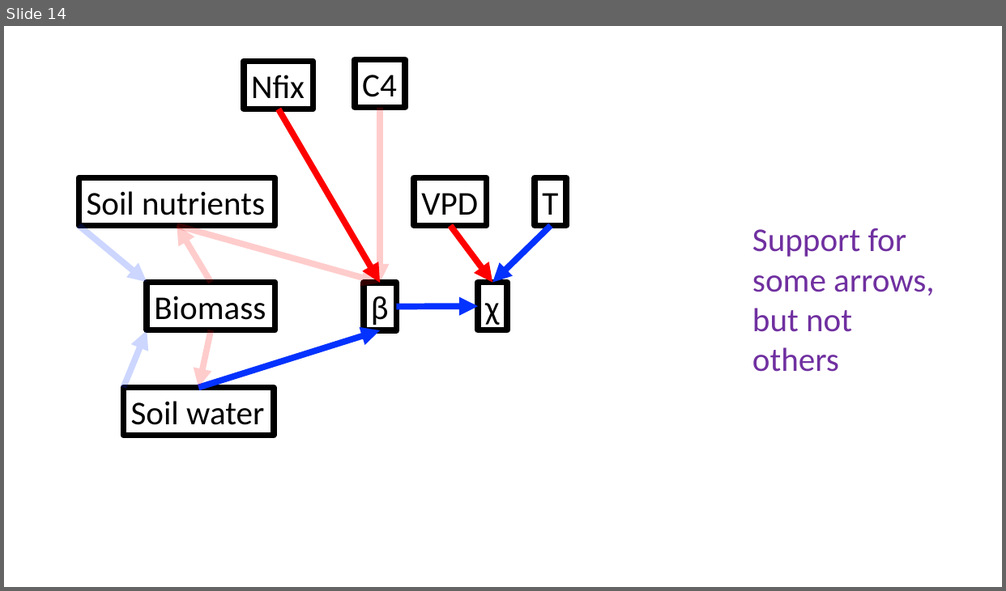
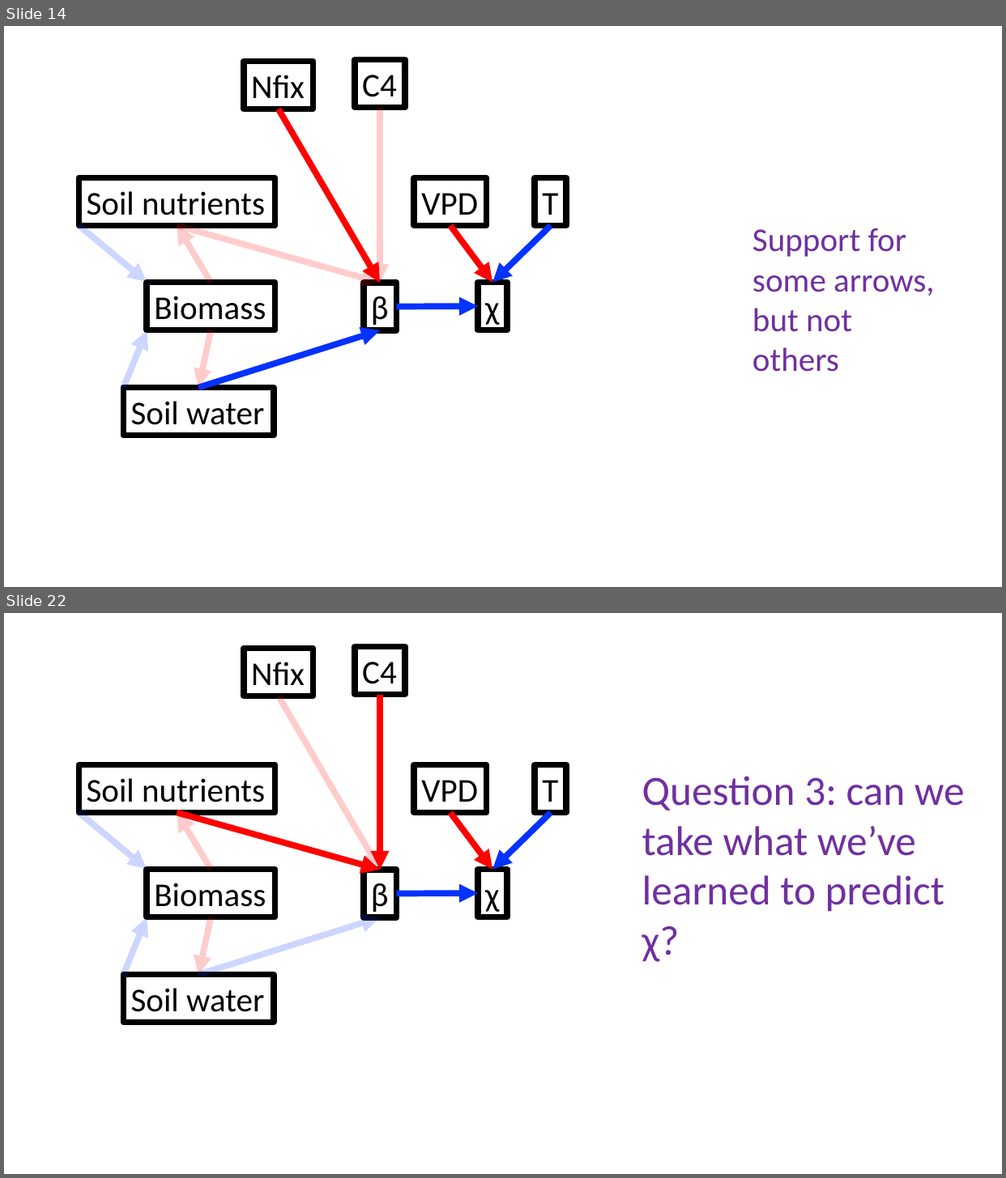
Before and after one commit to efwaring/NutNetPhys, a slide deck: presentations/lab_meeting_03.21.2022.pptx. Shown one above the other, each under a label of ours: slide 14 before the commit, slides 14 and 22 after it; the slides between them are not shown. The pictures are 1006x591 and 1006x1178 pixels, drawn with LibreOffice and Linux fonts; fonts in the diff are those of the drawing. Boxes give left, top, right and bottom in pixels: in the first picture for what was removed or moved away, otherwise in the second. Text is boxed around its words. In the diff, an @@ line names an element or a change of style, - is before the commit and + after.

```diff
--- a/presentations/lab_meeting_03.21.2022.pptx
+++ b/presentations/lab_meeting_03.21.2022.pptx
@@ slide 22 added at bbox=[4, 613, 1002, 1174], background #FFFFFF @@
@@ rectangle added at bbox=[244, 648, 313, 696], outline #000000 6 pt, 32 pt, text #000000 @@
+Nfix
@@ rectangle added at bbox=[355, 647, 405, 695], outline #000000 6 pt, 32 pt, text #000000 @@
+C4
@@ arrow added from (279, 696) to (380, 870), #FF0000 6 pt @@
@@ arrow added from (380, 695) to (380, 870), #FF0000 6 pt @@
@@ rectangle added at bbox=[79, 765, 275, 813], outline #000000 6 pt, 32 pt, text #000000 @@
+Soil nutrients
@@ rectangle added at bbox=[414, 765, 486, 813], outline #000000 6 pt, 32 pt, text #000000 @@
+VPD
@@ rectangle added at bbox=[535, 765, 566, 813], outline #000000 6 pt, 32 pt, text #000000 @@
+T
@@ text added at bbox=[642, 776, 965, 962], 40 pt, text #7030A0 @@
+Question 3: can we take what we’ve learned to predict χ?
@@ arrow added from (79, 813) to (147, 869), #0432FF 6 pt @@
@@ arrow added from (177, 813) to (380, 870), #FF0000 6 pt @@
@@ arrow added from (211, 870) to (177, 813), #FF0000 6 pt @@
@@ arrow added from (450, 813) to (493, 870), #FF0000 6 pt @@
@@ arrow added from (551, 813) to (493, 870), #0432FF 6 pt @@
@@ rectangle added at bbox=[147, 870, 275, 918], outline #000000 6 pt, 32 pt, text #000000 @@
+Biomass
@@ rectangle added at bbox=[364, 870, 396, 918], outline #000000 6 pt, 32 pt, text #000000 @@
+β
@@ rectangle added at bbox=[478, 870, 507, 918], outline #000000 6 pt, 32 pt, text #000000 @@
+χ
@@ arrow added from (396, 894) to (478, 894), #0432FF 6 pt @@
@@ arrow added from (124, 974) to (147, 918), #0432FF 6 pt @@
@@ arrow added from (198, 974) to (380, 918), #0432FF 6 pt @@
@@ arrow added from (211, 918) to (198, 974), #FF0000 6 pt @@
@@ rectangle added at bbox=[124, 974, 275, 1023], outline #000000 6 pt, 32 pt, text #000000 @@
+Soil water
```
Also in this commit, not shown: 1 slide changed, 12 other slides added, 1 other file.
